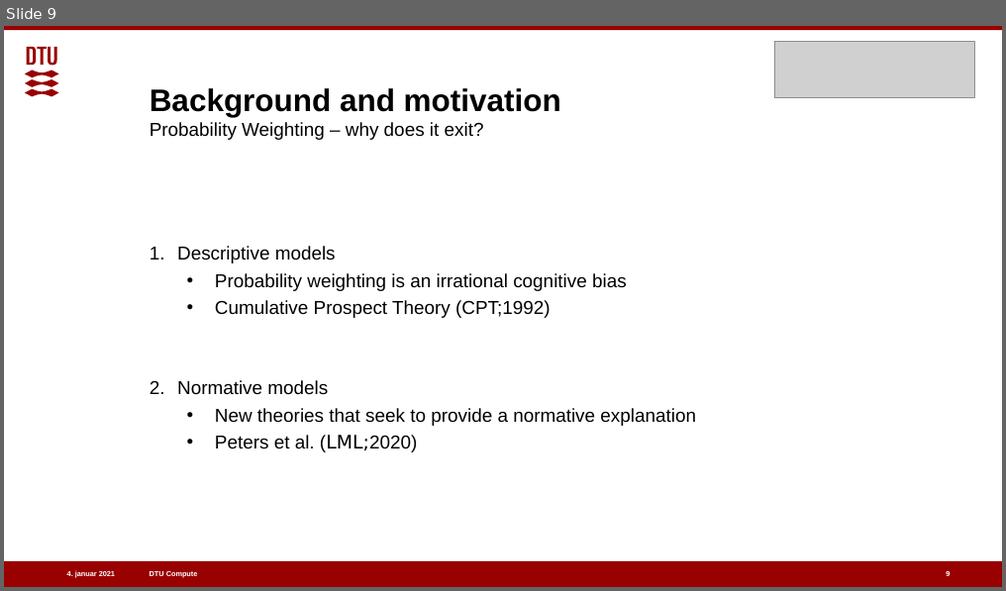
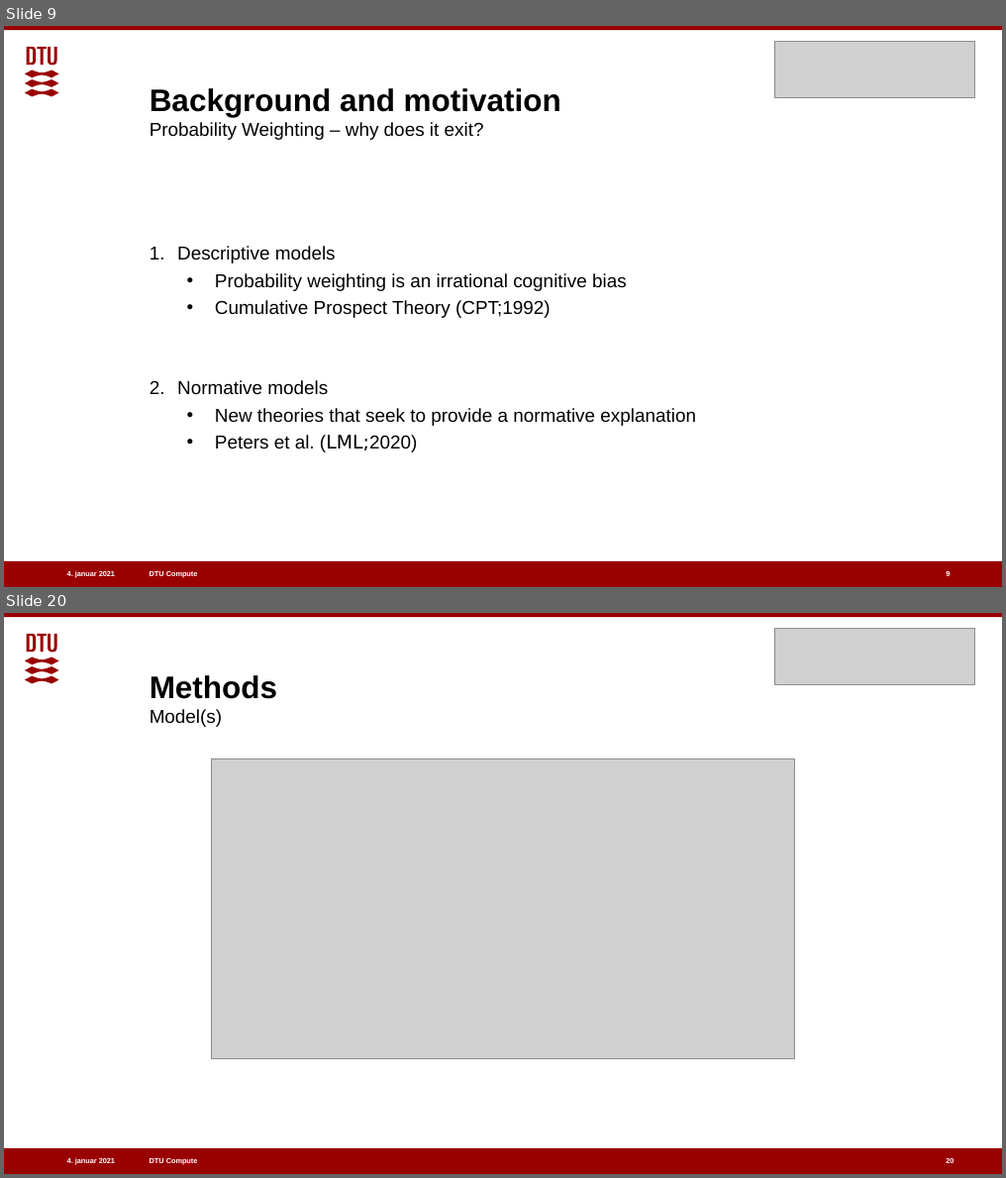
Before and after one commit to benj1003/Comparing-normative-and-descriptive-models-of-probability-weighting, a slide deck: Presentations/Oral defence 07-01-2021.pptx. Shown one above the other, each under a label of ours: slide 9 before the commit, slides 9 and 20 after it; the slides between them are not shown. The pictures are 1006x591 and 1006x1178 pixels, drawn with LibreOffice and Linux fonts; fonts in the diff are those of the drawing; grey boxes stand for pictures. Boxes give left, top, right and bottom in pixels: in the first picture for what was removed or moved away, otherwise in the second. Text is boxed around its words. In the diff, an @@ line names an element or a change of style, - is before the commit and + after.

```diff
--- a/Presentations/Oral defence 07-01-2021.pptx
+++ b/Presentations/Oral defence 07-01-2021.pptx
@@ slide 20 added at [4,613,1002,1174], background #FFFFFF; not listed: 5 template elements that a slide beside it also shows @@
@@ picture added at [774,629,975,685] @@
@@ title added at [150,675,277,727], 18 pt, text #000000 @@
+Methods
+Model(s)
@@ picture added at [211,759,795,1059] @@
@@ page number added at [945,1158,953,1163], 7 pt, text #FFFFFF, bold @@
+20
```
Also in this commit, not shown: 6 slides changed, 15 other slides added.
